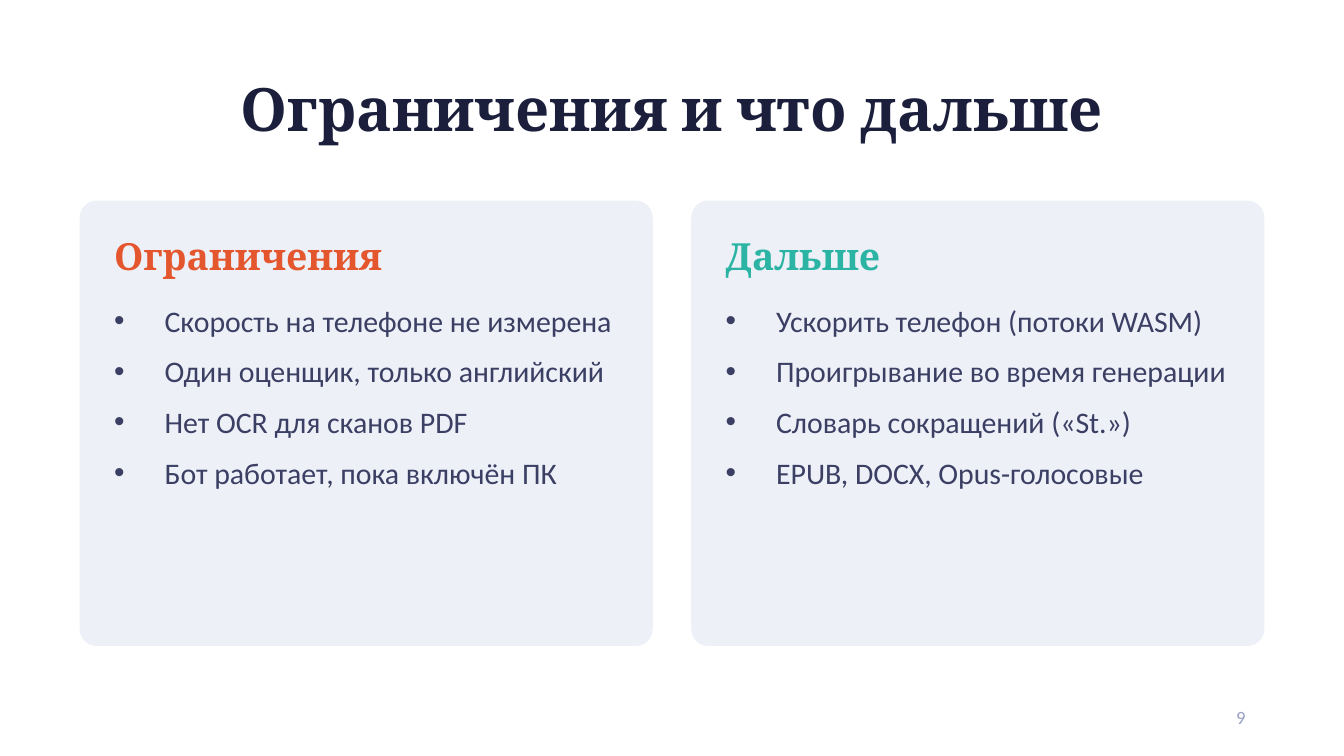
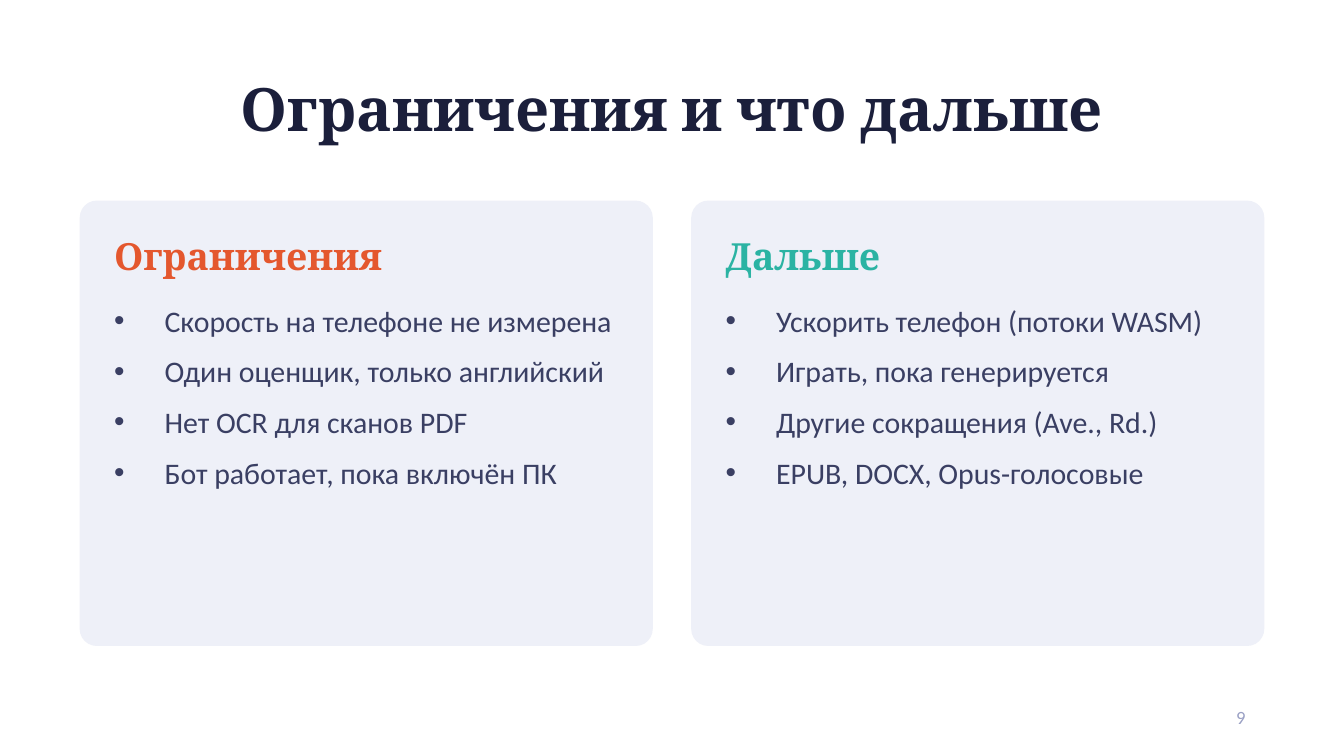
Before and after one commit to Maryna-Maksimava/Internship_practice, a slide deck: slide 9 of docs/presentation.pptx. Drawn at 1344x756 pixels with LibreOffice and Linux fonts; fonts in the diff are those of the drawing. Boxes give left, top, right and bottom in pixels: in the first picture for what was removed or moved away, otherwise in the second. Text is boxed around its words. In the diff, an @@ line names an element or a change of style, - is before the commit and + after.

```diff
--- a/docs/presentation.pptx
+++ b/docs/presentation.pptx
@@ text at (776, 363, 1157, 438): text changed @@
-• Проигрывание во время генерации
-• Словарь сокращений («St.»)
+• Играть, пока генерируется
+• Другие сокращения (Ave., Rd.)
```
Also in this commit, not shown: 6 other slides changed, 11 other files.
